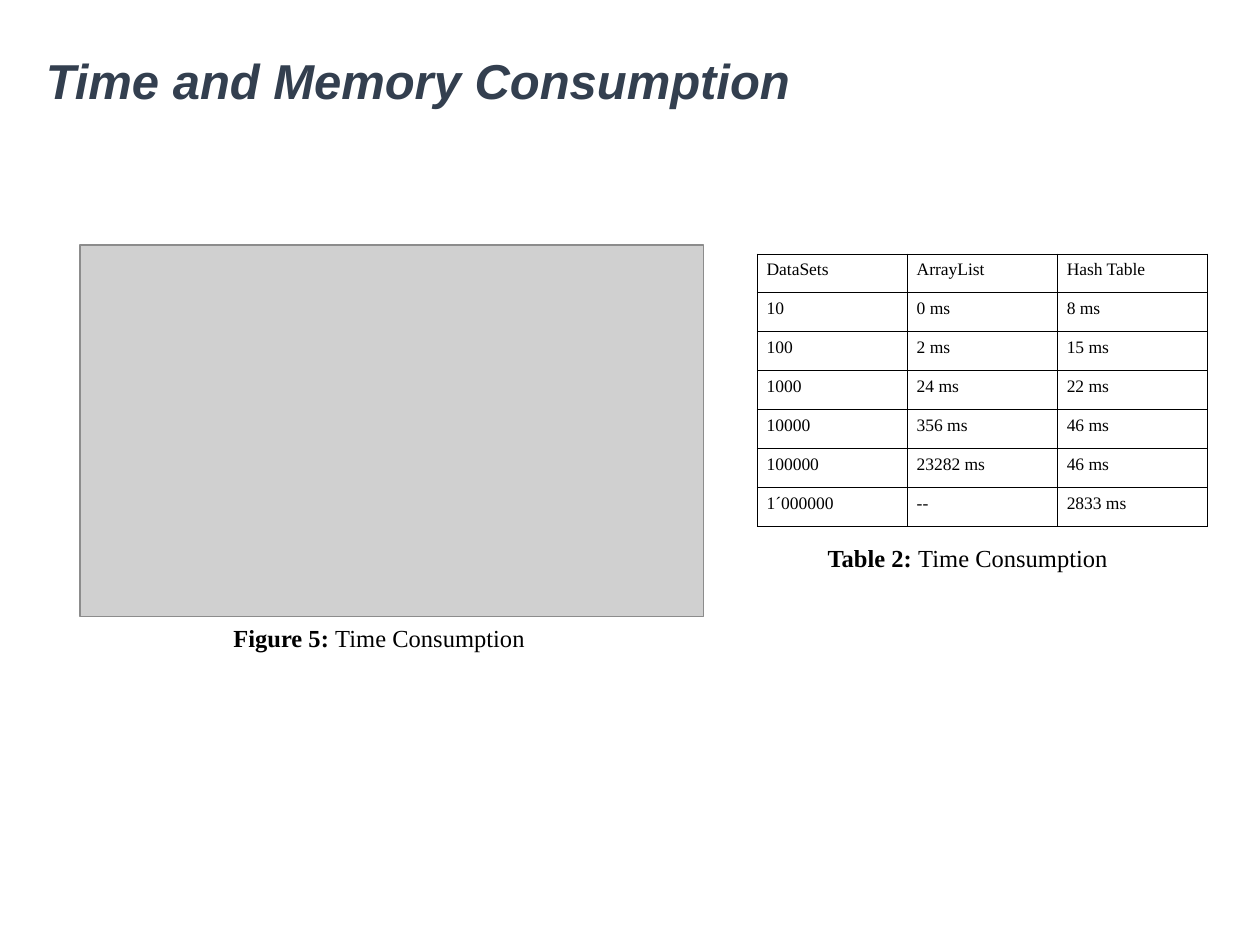
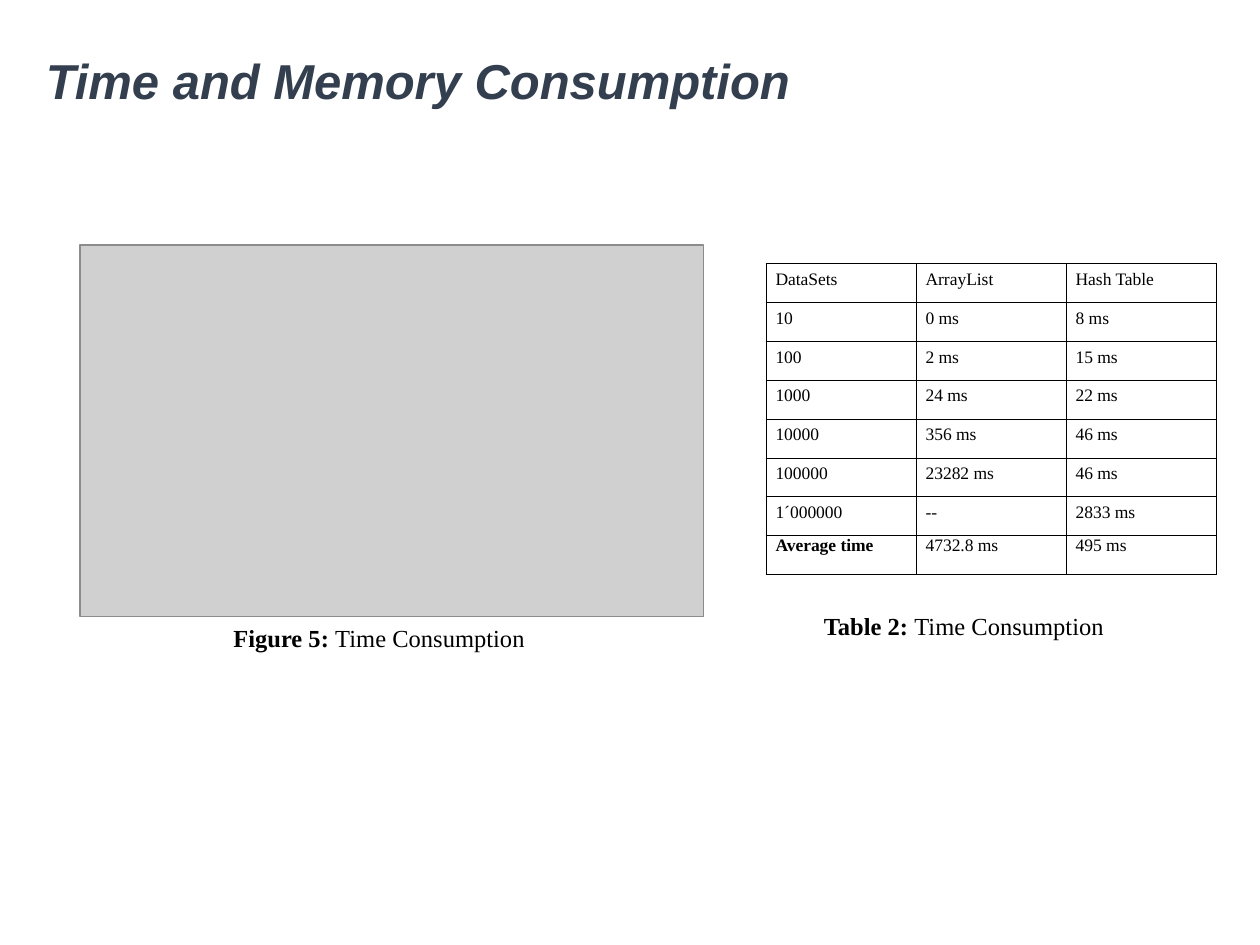
Before and after one commit to julianalalindev/ST0245-032, a slide deck: slide 5 of proyecto/informe/entrega3/Presentation of bees.pptx. Drawn at 1260x945 pixels with LibreOffice and Linux fonts; fonts in the diff are those of the drawing; grey boxes stand for pictures; background and template pictures are left out. Boxes give left, top, right and bottom in pixels: in the first picture for what was removed or moved away, otherwise in the second. Text is boxed around its words. In the diff, an @@ line names an element or a change of style, - is before the commit and + after.

```diff
--- a/proyecto/informe/entrega3/Presentation of bees.pptx
+++ b/proyecto/informe/entrega3/Presentation of bees.pptx
@@ table at (766,263,1216,575) @@
+row 8: Average time | 4732.8 ms | 495 ms
@@ table: place and size @@
-table at (757,255,1207,527)
+table at (766,263,1216,575)
@@ text "Table 2: Time Consumption": place and size @@
-text "Table 2: Time Consumption" at (828,550,1107,572)
+text "Table 2: Time Consumption" at (824,618,1103,641)
```
Also in this commit, not shown: 2 other slides changed, 1 slide added, 1 other file.
